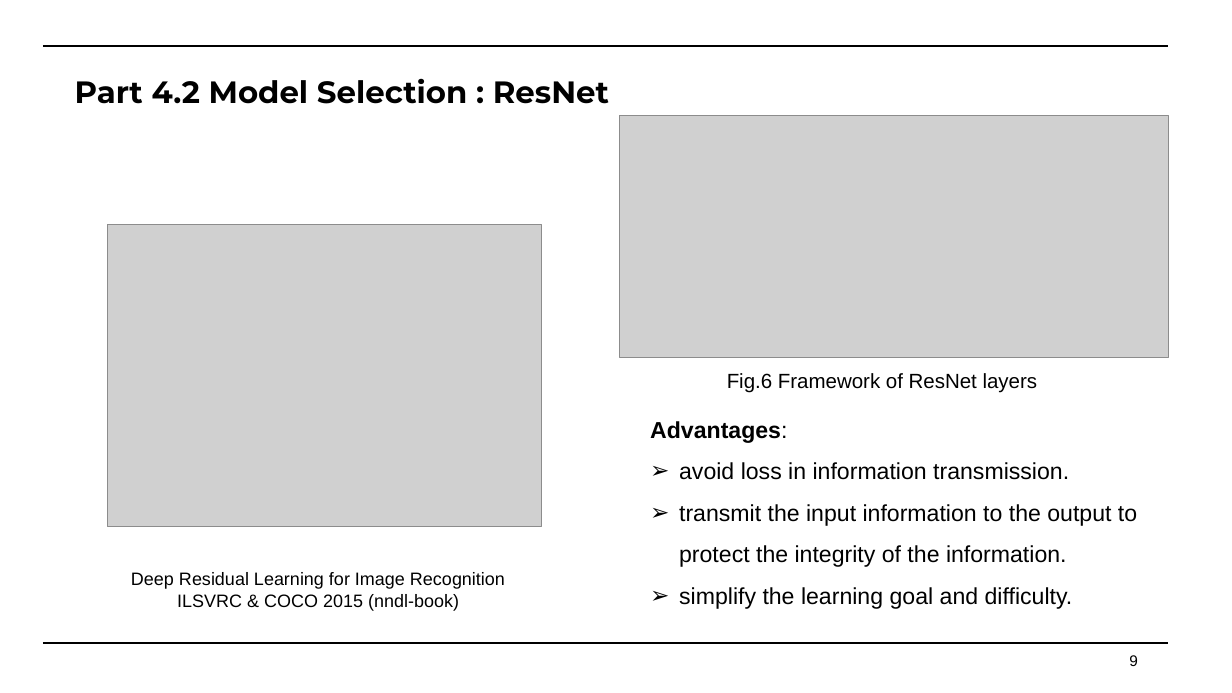
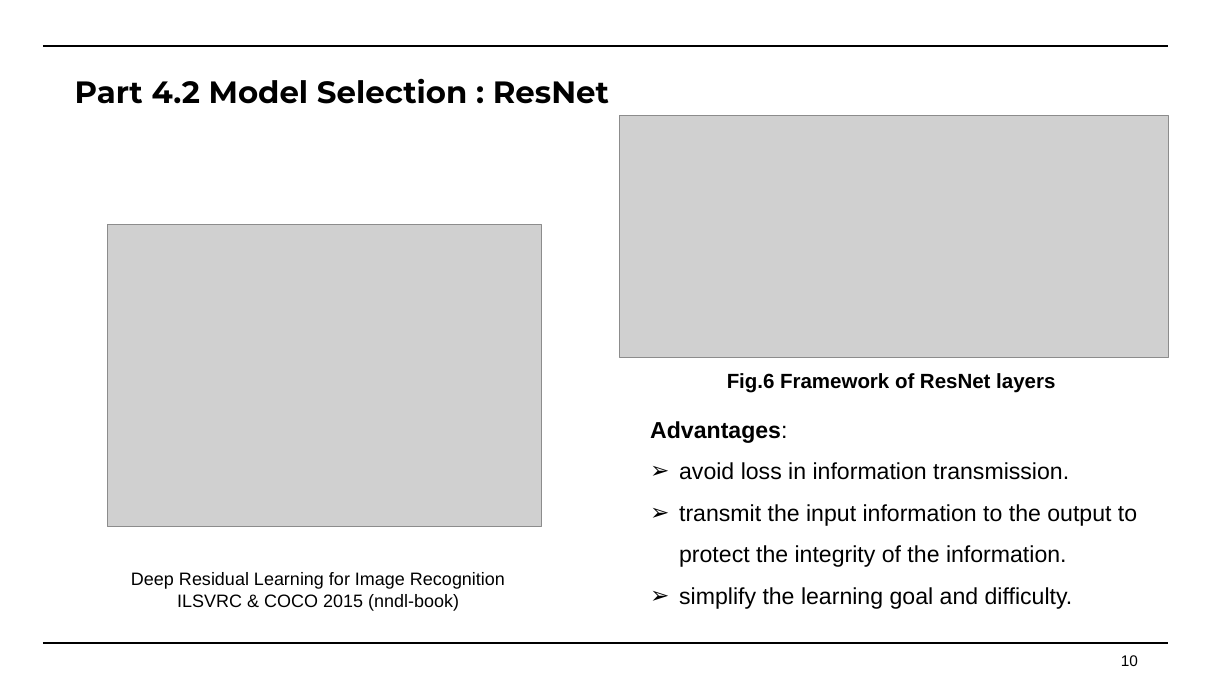
Before and after one commit to Faran-sward/ML-course-project, a slide deck: slide 10 of DOC&PPT/Machine+Learning+Course+Project.pptx (slide 9 before the commit). Drawn at 1232x693 pixels with LibreOffice and Linux fonts; fonts in the diff are those of the drawing; grey boxes stand for pictures. Boxes give left, top, right and bottom in pixels: in the first picture for what was removed or moved away, otherwise in the second. Text is boxed around its words. In the diff, an @@ line names an element or a change of style, - is before the commit and + after.

```diff
--- a/DOC&PPT/Machine+Learning+Course+Project.pptx
+++ b/DOC&PPT/Machine+Learning+Course+Project.pptx
@@ text "Fig.6 Framework of ResNet layers" at (x1=727, y1=373, x2=1055, y2=393): bold on @@
@@ page number at (x1=1121, y1=655, x2=1138, y2=666): text changed @@
-9
+10
```
Also in this commit, not shown: 9 other slides changed, 4 slides added.
